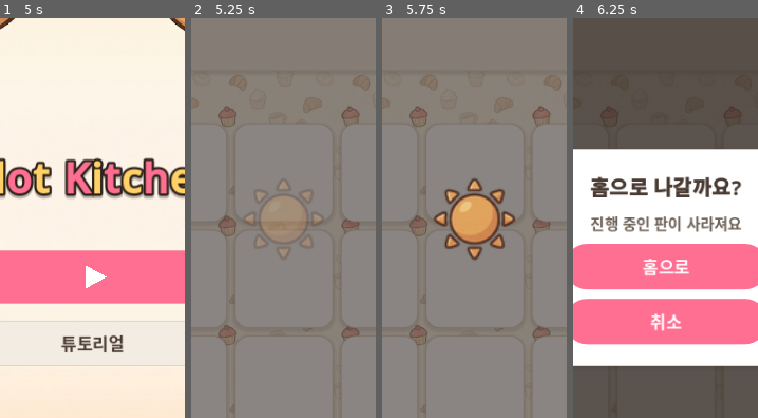
Above: before the commit, frames 1-4 (left to right).
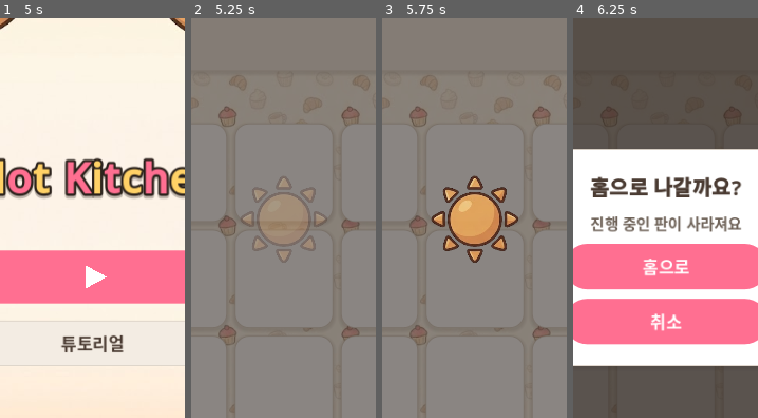
Above: after the commit, the same moments.

Repository: yellyB/game-slot-kitchen
Game: Godot game, scene res://scenes/Main.tscn
The game is run twice, just before and just after one commit, with the same random seed, the same clock (stepped at 60 frames per second) and the same inputs. Sound files missing from this copy of the repository are replaced by a short silence.
Inputs (mouse positions are % of the whole screen's width and height, from its top left):
- Up to frame 1 (5 s): click (21, 5) at 0.5 s; click "돈+10만" at 1.25 s; click "돈-5만" at 2 s; click "손님내보냄" at 2.75 s; click (10, 95) at 3.52 s; click (79, 95) at 4.25 s
- Up to frame 2 (5.25 s): click (50, 52) at 5.02 s
- Up to frame 3 (5.75 s): no input
- Up to frame 4 (6.25 s): click (21, 5) at 5.75 s
The pictures show only the part of the screen within x 25-75%, y 20-70%; the shares and areas given below are measured in that part.

Frame 1 is identical in both runs. In frame 2, 1.0% of the frame differs, in the area x 27-74%, y 39-62%; in frame 3, 3.0%; in frame 4, nothing differs.

Commit message:
시작/마감 배너 해·달을 고해상도로 교체 — 새스탈4 시트에서 크롭한 sun_big/moon_big(64→207·186) 사용
기존 64px sun/moon을 100px로 키우면 깨져서, 아이콘 시트에서 고해상도로 잘라 배너에만 적용(진행바 소형 아이콘은 유지).

Co-Authored-By: Claude Opus 4.8 (1M context) <noreply@anthropic.com>

Diff:
--- a/scripts/main.gd
+++ b/scripts/main.gd
@@ -1114,7 +1114,7 @@
 ## 하루 시작 인트로 — 해 + OPEN 배너 + 딤 → 유저 탭해야 게임(시계·스폰) 시작.
 func _start_day_intro() -> void:
   Audio.play("day_start")
-  var banner: Control = await _make_bigbanner("sun", "OPEN", 0.0)   # 해 + OPEN + 딤(즉시, 진입 순간부터 어두움)
+  var banner: Control = await _make_bigbanner("sun_big", "OPEN", 0.0)   # 해(고해상도) + OPEN + 딤(즉시)
   await _tap_to_continue()
   if not is_inside_tree() or _title.visible:
     if is_instance_valid(banner): banner.queue_free()
@@ -1419,7 +1419,7 @@
     # 마감 임팩트: 마감 종 + 큰 중앙 날짜 배너 + 화면 흔들림 → 카운트다운 종료 여운.
     Audio.play("day_close")   # 영업 종료 딩동(+흔들림과 함께 임팩트)
     Audio.vibrate(40)   # 하루 마감 임팩트 — 묵직한 진동(화면 흔들림과 함께)
-    var banner: Control = await _make_bigbanner("moon", "CLOSE")   # 달 + CLOSE + 딤 (유지)
+    var banner: Control = await _make_bigbanner("moon_big", "CLOSE")   # 달(고해상도) + CLOSE + 딤 (유지)
     _screen_shake()
     # 카운트다운 종료 → 잠깐 정지 → 남은 슬롯 카드 팝 소멸.
     await _dayend_sequence()
Binary file added: assets/art/ui/moon_big.png
Not shown, added: assets/art/ui/moon_big.png.import
Binary file added: assets/art/ui/sun_big.png
Not shown, added: assets/art/ui/sun_big.png.import
